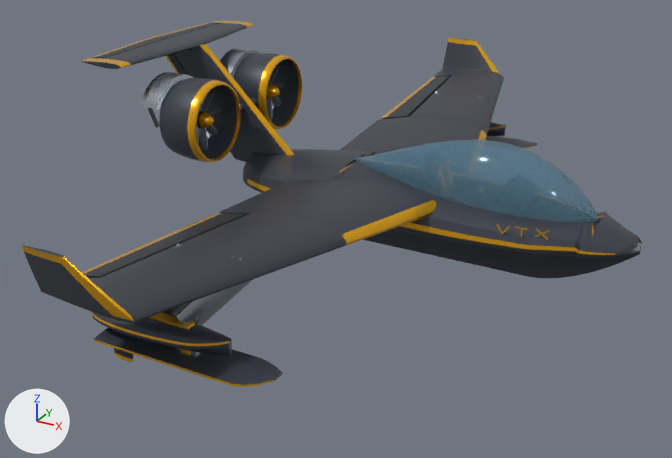
The glTF model scratch/complete_model/ricochet_rc01_blendstra_articulated.glb, before and after one commit.
The view is the same before and after, from a 50 mm lens placed at (4.93, -9.92, 5.03), pointed at (-0.27, -0.47, 0.3). The lights are fixed; the arrows at lower left show +X, +Y and +Z. The first picture is the older version. Where no turn or scale is listed for an object, it has been applied to the vertices. Vertices at exactly the same position are counted once.

The older version as bpy lines, for what is in view:
```python
ob_ricochet_duct_stbd = bpy.data.objects.new('Ricochet_Duct_Stbd', me_ricochet_duct_stbd_mesh)
ob_ricochet_duct_stbd.location = (0.0, 0.0, 0.0)
ob_ricochet_ski_port = bpy.data.objects.new('Ricochet_Ski_Port', me_ricochet_ski_port_mesh)
ob_ricochet_ski_port.location = (-0.04, 3.8, 0.38)
ob_ricochet_ski_stbd = bpy.data.objects.new('Ricochet_Ski_Stbd', me_ricochet_ski_stbd_mesh)
ob_ricochet_ski_stbd.location = (-0.04, -3.8, 0.38)
ob_ricochet_ski_strut_stbd = bpy.data.objects.new('Ricochet_Ski_Strut_Stbd', me_ricochet_ski_strut_stbd_mesh)
ob_ricochet_ski_strut_stbd.location = (-0.34, -3.8, 0.48)
# also in view: 'Ricochet_Wing_Port' at (0.06, 2.58, 1.0); 'Ricochet_Aileron_Port' at (-0.75, 3.16, 1.05); 'Ricochet_Sponson_Stbd' at (-0.39, -3.8, 0.49); 'Ricochet_Duct_Port' at (-2.06, 0.78, 1.56); 'Ricochet_Tail_Pylon_T_Tail' at (-2.14, 0.0, 1.56)
```
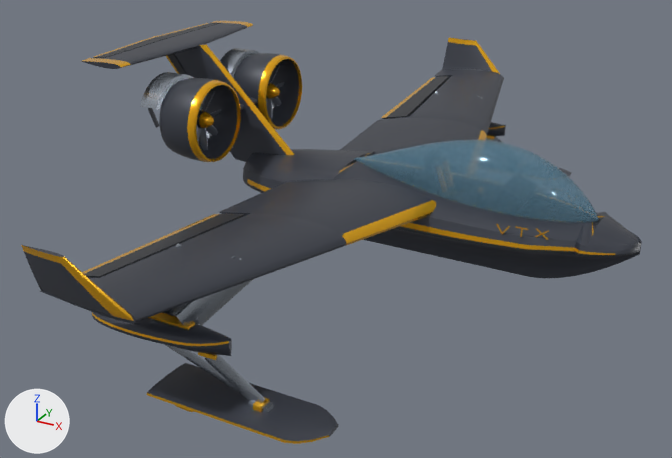
What changed in the scene script:
```text
Change me_ricochet_ski_strut_stbd_mesh:
    used by ob_ricochet_ski_strut_stbd; location = (-0.34, -3.8, 0.48)
    remove me_ricochet_ski_strut_stbd_mesh.from_pydata(...)  # 138 vertices, 268 faces; spans x 0.201..0.399, y -0.035..0.035, z -0.1..0.002
    add me_ricochet_ski_strut_stbd_mesh.from_pydata(...)  # 276 vertices, 536 faces; spans x -0.052..1.149, y -0.035..0.035, z -0.555..-0.025
    me_ricochet_ski_strut_stbd_mesh part 1: the loose piece of 8 vertices spanning x 0.201..0.399, y -0.035..0.035, z -0.042..0.002 is moved by (0.22, 0.0, -0.08)
    me_ricochet_ski_strut_stbd_mesh part 2: the loose piece of 130 vertices spanning x 0.21..0.39, y -0.018..0.018, z -0.1..-0.02 is multiplied about its middle by the matrix ((0.548, 0.0, -7.25), (0.0, 1.0, 0.0), (0.836, 0.0, 4.75)), then moved by (0.51, 0.0, -0.23)
    me_ricochet_ski_strut_stbd_mesh part 3: the loose piece of 130 vertices spanning x 0.21..0.39, y -0.018..0.018, z -0.1..-0.02 is copied, and the copy is multiplied about its middle by the matrix ((0.2, 0.0, -13.5), (0.0, 0.72, 0.0), (0.618, 0.0, 4.375)), then moved by (0.26, 0.0, -0.215); it spans x 0.002..1.118, y -0.013..0.013, z -0.506..-0.044
    other edits to the shape of me_ricochet_ski_strut_stbd_mesh do not show in these pictures
Change me_ricochet_ski_stbd_mesh:
    used by ob_ricochet_ski_stbd; location = (-0.04, -3.8, 0.38)
    remove me_ricochet_ski_stbd_mesh.from_pydata(...)  # 336 vertices, 656 faces; spans x -1.0..1.0, y -0.25..0.25, z -0.38..0.03
    add me_ricochet_ski_stbd_mesh.from_pydata(...)  # 336 vertices, 656 faces; spans x -1.12..0.78, y -0.31..0.31, z -0.36..0.03
    me_ricochet_ski_stbd_mesh part 4: the loose piece of 138 vertices spanning x -1.0..-0.7, y -0.02..0.02, z -0.38..-0.08 is scaled about its middle by (0.933, 0.934, 0.869), then moved by (-0.07, 0.0, 0.0)
    me_ricochet_ski_stbd_mesh part 5: 186 of 336 vertices moved; they spanned x -1.0..1.0, y -0.25..0.25, z -0.08..0.01 and now span x -1.12..0.78, y -0.31..0.31, z -0.1..0.0; mean shift (-0.17, 0.0, 0.0); largest move (1.0, 0.07, -0.03) -> (0.78, 0.09, -0.04)
Change ob_ricochet_ski_port:
    ob_ricochet_ski_port.location: (-0.04, 3.8, 0.38) -> (0.76, 3.8, 0.0)
Change ob_ricochet_ski_stbd:
    ob_ricochet_ski_stbd.location: (-0.04, -3.8, 0.38) -> (0.76, -3.8, 0.0)
```

Pixel boxes [x1, y1, x2, y2] of what changed, in the pictures (672 x 458 px; the box of a moved part takes in the faces that stretch with it):
'Ricochet_Ski_Stbd', reshaped, moved
    before: [93, 328, 282, 387]
    after: [147, 363, 338, 444]
'Ricochet_Ski_Port', moved
    before: [484, 136, 537, 150]
    after: [477, 154, 572, 180]
'Ricochet_Ski_Strut_Stbd', reshaped (not visible before)
    after: [166, 345, 265, 403]
part 1 of me_ricochet_ski_strut_stbd_mesh, moved or reshaped (not visible before)
    after: [198, 352, 216, 360]
part 2 of me_ricochet_ski_strut_stbd_mesh, moved or reshaped (not visible before)
    after: [205, 354, 265, 403]
part 3 of me_ricochet_ski_strut_stbd_mesh, added
    after: [166, 345, 240, 393]
part 4 of me_ricochet_ski_stbd_mesh, moved or reshaped (mostly hidden afterwards)
    before: [114, 348, 133, 362]
    after: [175, 405, 193, 412]
part 5 of me_ricochet_ski_stbd_mesh, moved or reshaped
    before: [93, 328, 282, 387]
    after: [147, 363, 338, 444]
